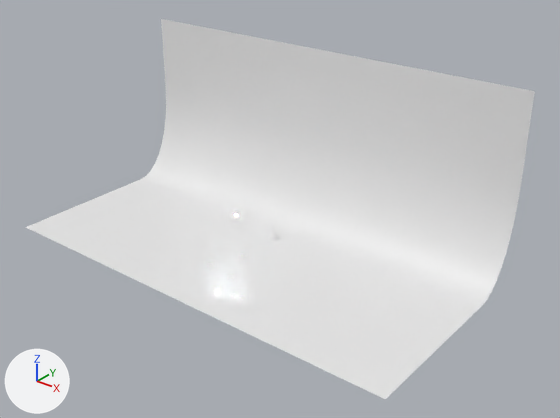
The Blender file lamp/backdrop.blend as it was, and as the next commit left it.
Both versions are drawn from a 50 mm camera at (51.1, -62.7, 43.1) aimed at (3.9, -3.7, 6.5). Lighting does not change. The marker at lower left points along +X, +Y and +Z.

In view in the first picture: 'Backdrop'.
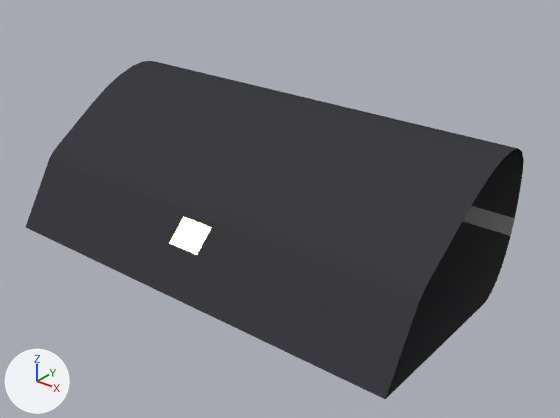
Pixel boxes (x1, y1, x2, y2) of what changed, in the pictures (560 x 418 px):
'Backdrop', reshaped (11% shorter)
    before: (26, 19, 535, 399)
    after: (26, 61, 524, 399)
part 1 of me_plane, built on
    before: (161, 19, 535, 181)
    after: (26, 61, 524, 399)
part 2 of me_plane, cut back
    before: (142, 176, 487, 305)
    after: (427, 279, 487, 305)
part 3 of me_plane, recoloured (white to black)
    before: (26, 88, 521, 399)
    after: (386, 174, 521, 398)
part 4 of me_plane, recoloured (white to grey)
    before: (164, 116, 515, 236)
    after: (463, 206, 515, 236)

The change, as a diff of the scene's bpy script:
```diff
--- a/lamp/backdrop.blend.py
+++ b/lamp/backdrop.blend.py
@@ mat_white_band @@
+mat_white_band = diffuse_material('White band')
+mat_white_band.base_color = (0.359, 0.359, 0.359)  # grey #a2a2a2
@@ mat_window @@
+mat_window = emission_material('Window')
+mat_window.base_color = (0.8, 0.744, 0.312)  # beige #e7e098
+mat_window.strength = 10.0
@@ mat_metal_wall @@
+mat_metal_wall = diffuse_material('Metal wall')
+mat_metal_wall.base_color = (0.0488, 0.048, 0.0522)  # black #3e3e41
@@ me_plane @@
 # used by ob_backdrop; location = (0.0, 0.0, 0.0); scale = (25.5, 7.97, 1.0)
 # verts and faces of me_plane; kept vertices keep their numbers, new ones are numbered from 26
 # before: 4 (-1.0, 0.3, 0.0) at pixel (141, 179), 5 (1.0, 0.3, 0.0) at pixel (482, 304), 6 (-1.0, 0.3, 0.0) at pixel (141, 179), 8 (-1.0, 0.4, 0.2) at pixel (146, 175), 17 (1.0, 0.3, 0.0) at pixel (482, 304)
 # before: 25 (1.0, 0.4, 0.2) at pixel (487, 299)
-me_plane.from_pydata(...)  # 26 vertices, 12 faces; spans x -1.0..1.0, y -2.1..1.0, z 0.0..21.1
+me_plane.from_pydata(...)  # 96 vertices, 65 faces; spans x -1.0..1.0, y -2.1..1.0, z 0.0..16.1
+# me_plane part 1
+# 2 vertices are removed from x -1.0..1.0, y 1.0, z 21.1
+# 1 face is deleted
+# 39 vertices are added at x -1.0..1.0, y -2.1..1.0, z 0.0..16.1
+# 35 new vertices lie (0.9, 0.0, 0.0) away from vertices in x -1.0..0.1, y -1.7..1.0, z 4.3..16.1
+# 41 new faces join them, mat_metal_wall (black #3e3e41)
+# 1 new face joins them, mat_window (beige #e7e098)
+# 13 new faces join them, mat_metal_wall (black #3e3e41), smooth
+# me_plane part 2
+delete_vertices([6, 17])  # with the faces that use them
+faces += [(4, 5, 25, 8)]  # mat_metal_wall (black #3e3e41), smooth
+# me_plane part 3: 8 faces spanning x -1.0..1.0, y -2.1..1.0, z 0.0..11.7 switch from no material to mat_metal_wall (black #3e3e41)
+# me_plane part 4: 1 face spanning x -1.0..1.0, y 0.9..1.0, z 5.9..7.7 switches from no material to mat_white_band (grey #a1a1a1)
+# me_plane part 5: the surface is now shaded flat
+me_plane.materials.append(mat_window)  # beige #e7e098
+me_plane.materials.append(mat_white_band)  # grey #a2a2a2
@@ ob_lightsource @@
-ob_lightsource = bpy.data.objects.new('LightSource', me_sphere)
-ob_lightsource.location = (0.0, -6.54, 5.66)
-ob_lightsource.scale = (0.0873, 0.0873, 0.0873)
```
